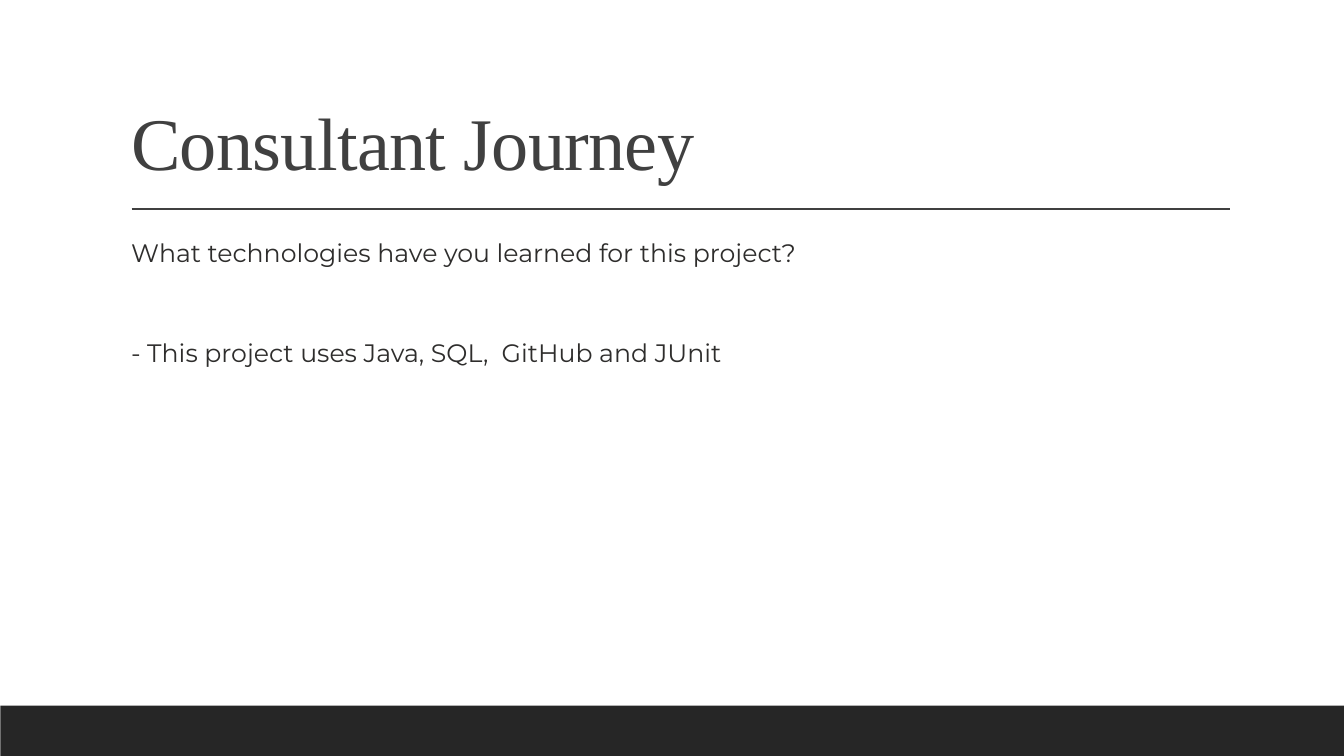
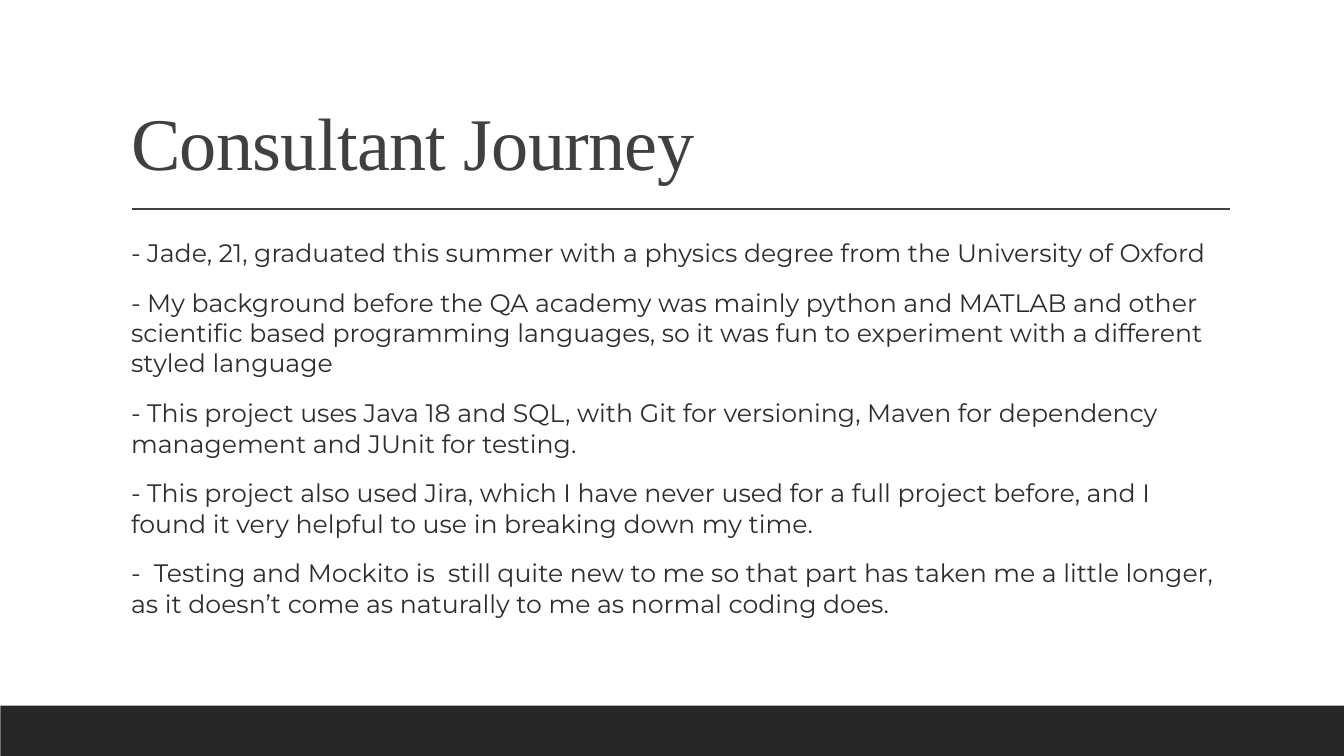
Before and after one commit to jadewfoster/IMS-22JulyEnable3, a slide deck: slide 4 of documentation/Fundamental Project (IMS) Presentation.pptx. Drawn at 1344x756 pixels with LibreOffice and Linux fonts; fonts in the diff are those of the drawing. Boxes give left, top, right and bottom in pixels: in the first picture for what was removed or moved away, otherwise in the second. Text is boxed around its words. In the diff, an @@ line names an element or a change of style, - is before the commit and + after.

```diff
--- a/documentation/Fundamental Project (IMS) Presentation.pptx
+++ b/documentation/Fundamental Project (IMS) Presentation.pptx
@@ text at (131,243,1213,618): text changed @@
-  What technologies have you learned for this project?
-  - This project uses Java, SQL, GitHub and JUnit
+  - Jade, 21, graduated this summer with a physics degree from the University of Oxford
+  - My background before the QA academy was mainly python and MATLAB and other scientific based programming languages, so it was fun to experiment with a different styled language
+  - This project uses Java 18 and SQL, with Git for versioning, Maven for dependency management and JUnit for testing.
+  - This project also used Jira, which I have never used for a full project before, and I found it very helpful to use in breaking down my time.
+  - Testing and Mockito is still quite new to me so that part has taken me a little longer, as it doesn’t come as naturally to me as normal coding does.
```
Also in this commit, not shown: 8 other slides changed, 15 slides added, 3 slides removed, 8 other files.
